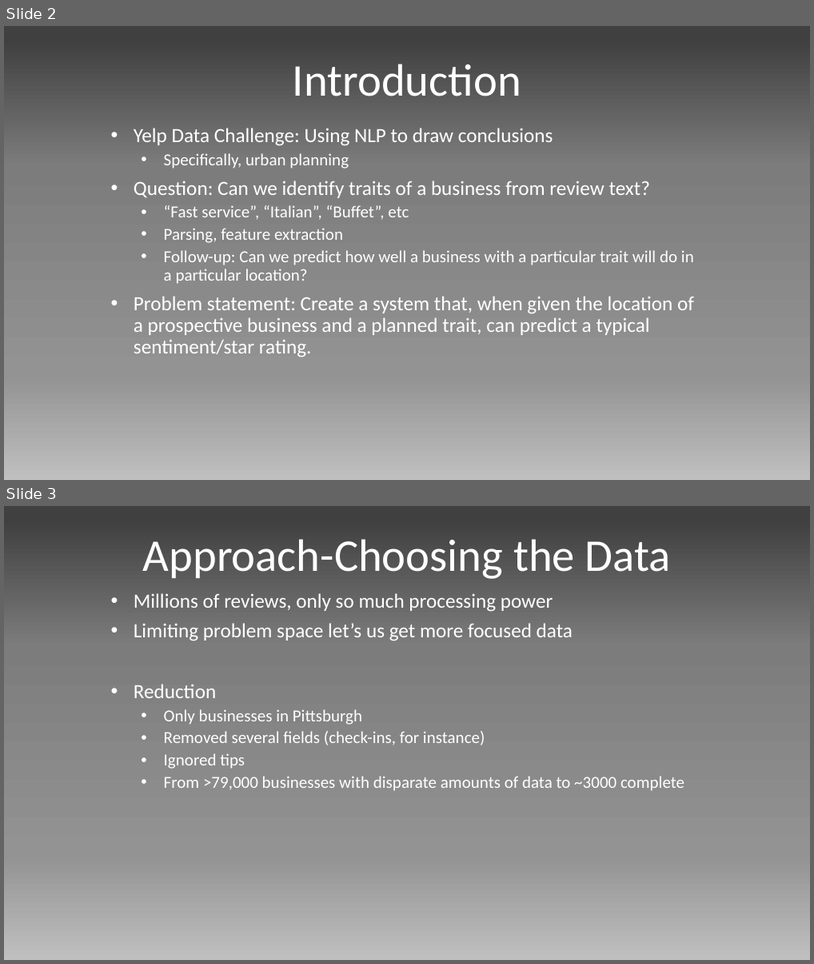
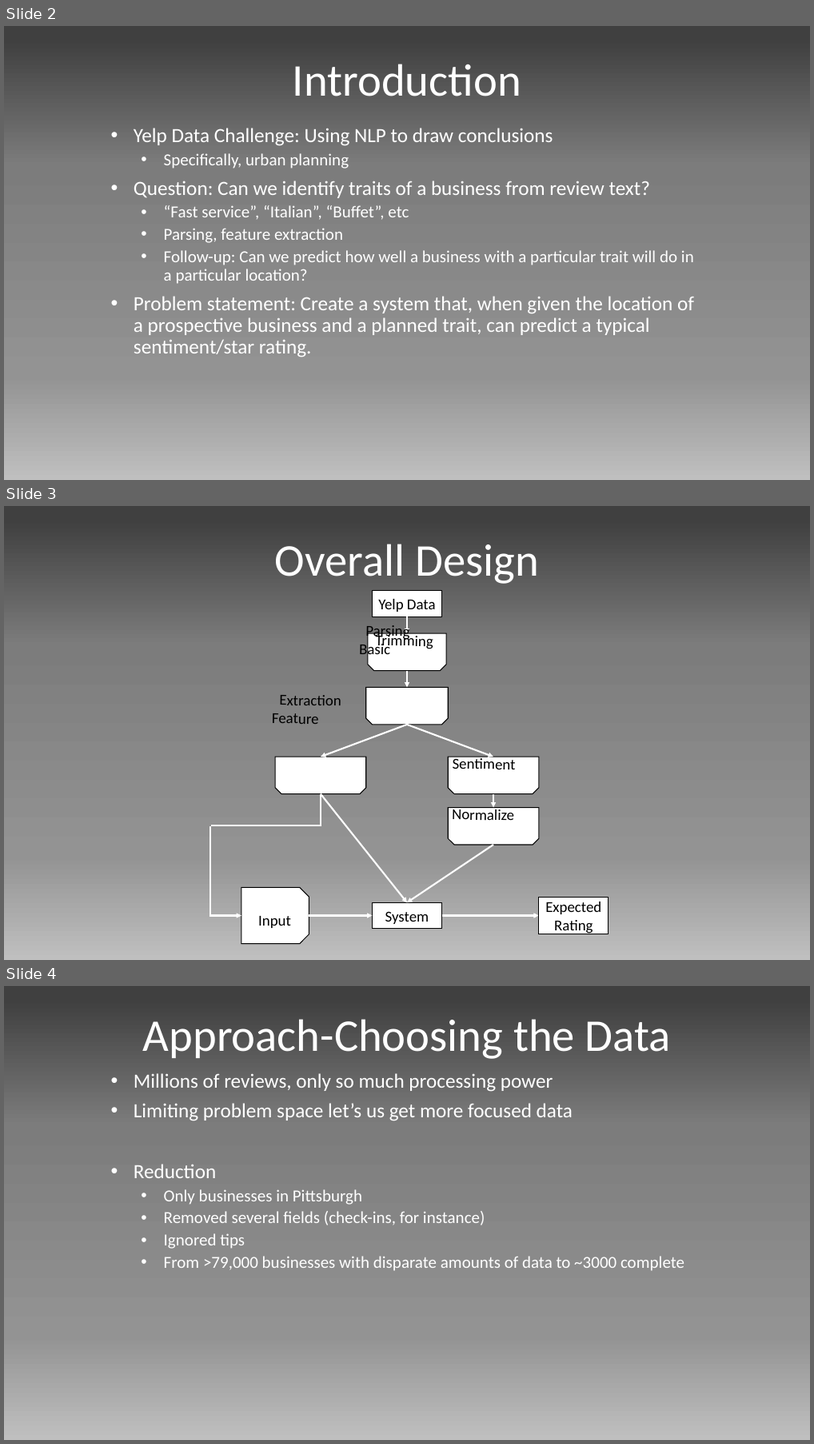
Before and after one commit to 7thStringofZhef/CS1671-Group-Project-KSXB, a slide deck: Report and Presentation/Final Presentation.pptx. Shown one above the other, each under a label of ours: slides 2 and 3 before the commit, slides 2, 3 and 4 after it. The pictures are 814x964 and 814x1444 pixels, drawn with LibreOffice and Linux fonts; fonts in the diff are those of the drawing. Boxes give left, top, right and bottom in pixels: in the first picture for what was removed or moved away, otherwise in the second. Text is boxed around its words. In the diff, an @@ line names an element or a change of style, - is before the commit and + after.

Commit message:
Added overall system diagram

```diff
--- a/Report and Presentation/Final Presentation.pptx
+++ b/Report and Presentation/Final Presentation.pptx
@@ slide 3 added at bbox=[4, 506, 810, 960], background gradient #BFBFBF to #939393 to #7C7C7C to #404040 @@
@@ title added at bbox=[275, 544, 539, 584], 54 pt, text #FFFFFF @@
+Overall Design
@@ rectangle added at bbox=[373, 591, 442, 616], fill #FFFFFF, outline #000000 1 pt, 18 pt, text #000000 @@
+Yelp Data
@@ arrow added from (407, 616) to (407, 633), #FFFFFF 2 pt @@
@@ snip same rect added at bbox=[368, 633, 447, 670], fill #FFFFFF, outline #000000 1 pt, 18 pt, text #000000 @@
+Trimming
@@ arrow added from (407, 671) to (407, 688), #FFFFFF 2 pt @@
@@ snip same rect added at bbox=[366, 688, 449, 724], fill #FFFFFF, outline #000000 1 pt, 18 pt, text #000000 @@
+Basic Parsing
@@ arrow added from (407, 724) to (321, 756), #FFFFFF 2 pt @@
@@ arrow added from (407, 724) to (494, 756), #FFFFFF 2 pt @@
@@ snip same rect added at bbox=[276, 756, 366, 793], fill #FFFFFF, outline #000000 1 pt, 18 pt, text #000000 @@
+Feature Extraction
@@ snip same rect added at bbox=[448, 756, 538, 793], fill #FFFFFF, outline #000000 1 pt, 18 pt, text #000000 @@
+Sentiment
@@ elbow line added from (321, 794) to (211, 825), #FFFFFF 2 pt @@
@@ arrow added from (321, 794) to (407, 902), #FFFFFF 2 pt @@
@@ snip same rect added at bbox=[448, 808, 538, 844], fill #FFFFFF, outline #000000 1 pt, 18 pt, text #000000 @@
+Normalize
@@ arrow added from (494, 794) to (494, 808), #FFFFFF 2 pt @@
@@ elbow arrow added from (210, 826) to (242, 916), #FFFFFF 2 pt @@
@@ arrow added from (494, 844) to (407, 902), #FFFFFF 2 pt @@
@@ snip same rect added at bbox=[242, 888, 309, 944], fill #FFFFFF, outline #000000 1 pt, 18 pt, text #000000 @@
+Input
@@ rectangle added at bbox=[373, 902, 442, 928], fill #FFFFFF, outline #000000 1 pt, 18 pt, text #000000 @@
+System
@@ rectangle added at bbox=[539, 896, 609, 934], fill #FFFFFF, outline #000000 1 pt, 18 pt, text #000000 @@
+Expected Rating
@@ arrow added from (309, 916) to (373, 916), #FFFFFF 2 pt @@
@@ arrow added from (442, 916) to (539, 916), #FFFFFF 2 pt @@
@@ what was slide 3 is now slide 4 @@
```
